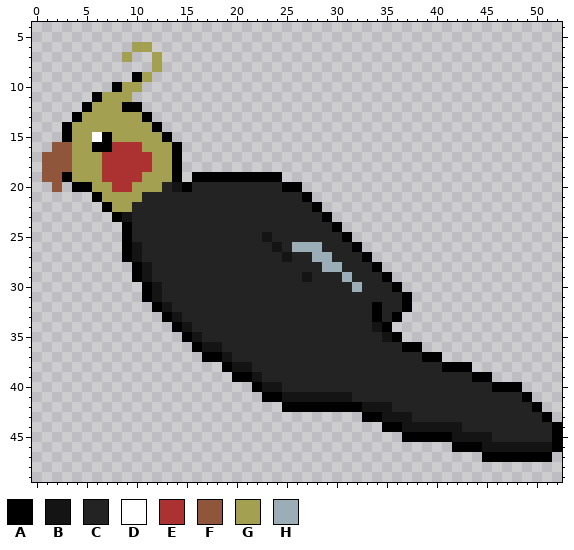
Edited in one commit: pixel-art sprite (front/src/assets/images/bird-fly-3.png). That is the earlier state.
The file is 106x126 pixels, drawn in blocks of 2x2; one block is one cell here. Colours within 5 levels of each other are drawn and written as one. Shown: x 0..52, y 4..49.
Palette (. is transparent): A #000000  B #141414  C #232323  D #ffffff  E #ac3232  F #8f563b  G #a4a051  H #9badb7
After:
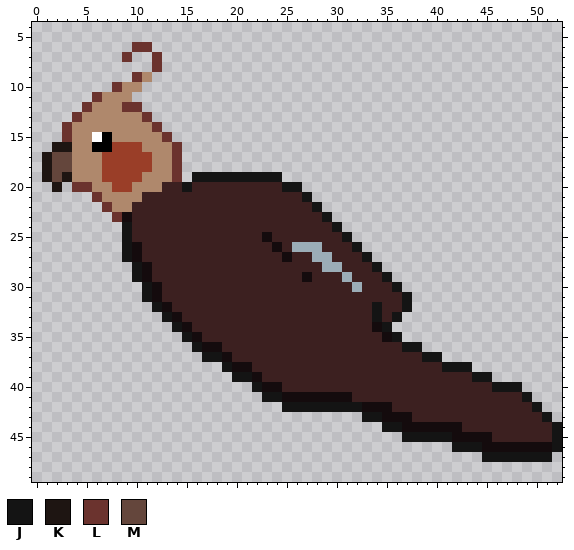
Colours new in this view: J #141414  K #1e1512  L #6b332e  M #64463c
Message: fix fly bird, add stage in account page
From old to new:
colour B: #141414 -> #140b0d
colour C: #232323 -> #3c2020
colour E: #ac3232 -> #9a3e28
colour G: #a4a051 -> #af886c
y 6: x 10..11 GG -> LL
y 7: x 9 G -> L; x 12 G -> L
y 8: x 12 G -> L
y 9: x 10 A -> L
y 10: x 8 A -> L
y 11: x 6 A -> L
y 12: x 5 A -> L; x 9..10 AA -> LL
y 13: x 4 A -> L; x 11 A -> L
y 14: x 3 A -> L; x 12 A -> L
y 15: x 3 A -> L; x 13 A -> L
y 16: x 2..3 FF -> KK; x 14 A -> L
y 17..18: x 1..3 FFF -> KMM; x 14 A -> L
y 19: x 1..3 FFA -> KMK; x 14 A -> L; x 16..24 AAAAAAAAA -> JJJJJJJJJ
y 20: x 2 F -> K; x 4..5 AA -> LL; x 14..15 BA -> CJ; x 25..26 AA -> JJ
y 21: x 6 A -> L; x 27 A -> J
y 22: x 7 A -> L; x 28 A -> J
y 23: x 8 A -> L; x 29 A -> J
y 24: x 9 A -> J; x 30 A -> J
y 25: x 9 A -> J; x 31 A -> J
y 26: x 9 A -> J; x 32 A -> J
y 27: x 9 A -> J; x 33 A -> J
y 28: x 10 A -> J; x 34 A -> J
y 29: x 10 A -> J; x 35 A -> J
y 30: x 11 A -> J; x 36 A -> J
y 31: x 11 A -> J; x 37 A -> J
y 32: x 12 A -> J; x 34 A -> J; x 37 A -> J
y 33: x 13 A -> J; x 34 A -> J; x 36 A -> J
y 34: x 14 A -> J; x 35 A -> J
y 35: x 15 A -> J; x 36 A -> J
y 36: x 16 A -> J; x 37..38 AA -> JJ
y 37: x 17..18 AA -> JJ; x 39..40 AA -> JJ
y 38: x 19 A -> J; x 41..43 AAA -> JJJ
y 39: x 20..21 AA -> JJ; x 44..45 AA -> JJ
y 40: x 22 A -> J; x 46..48 AAA -> JJJ
y 41: x 23..24 AA -> JJ; x 49 A -> J
y 42: x 25..32 AAAAAAAA -> JJJJJJJJ; x 50 A -> J
y 43: x 33..34 AA -> JJ; x 51 A -> J
y 44: x 35..36 AA -> JJ; x 52 A -> J
y 45: x 37..41 AAAAA -> JJJJJ; x 52 A -> J
y 46: x 42..44 AAA -> JJJ; x 52 A -> J
y 47: x 45..51 AAAAAAA -> JJJJJJJ
